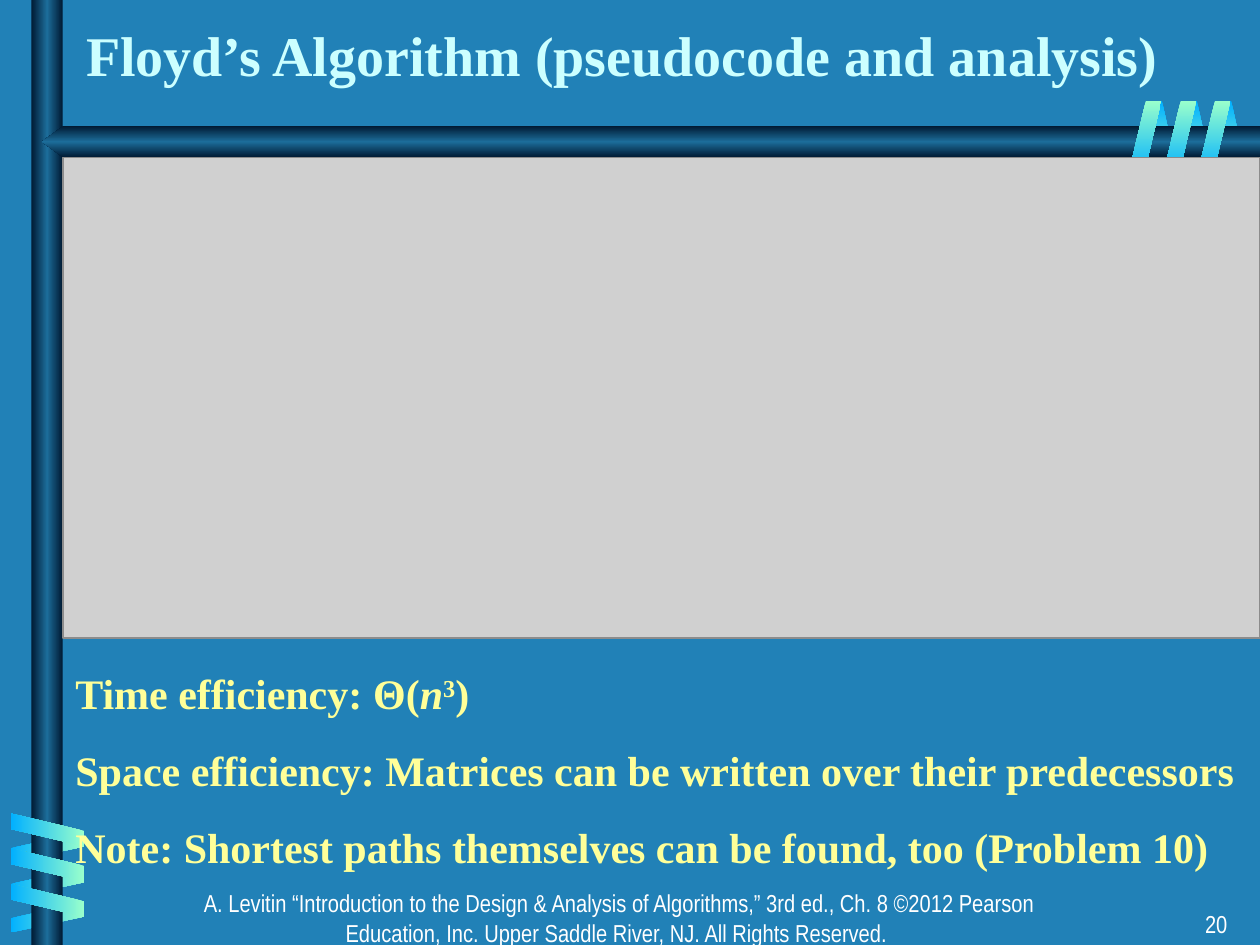
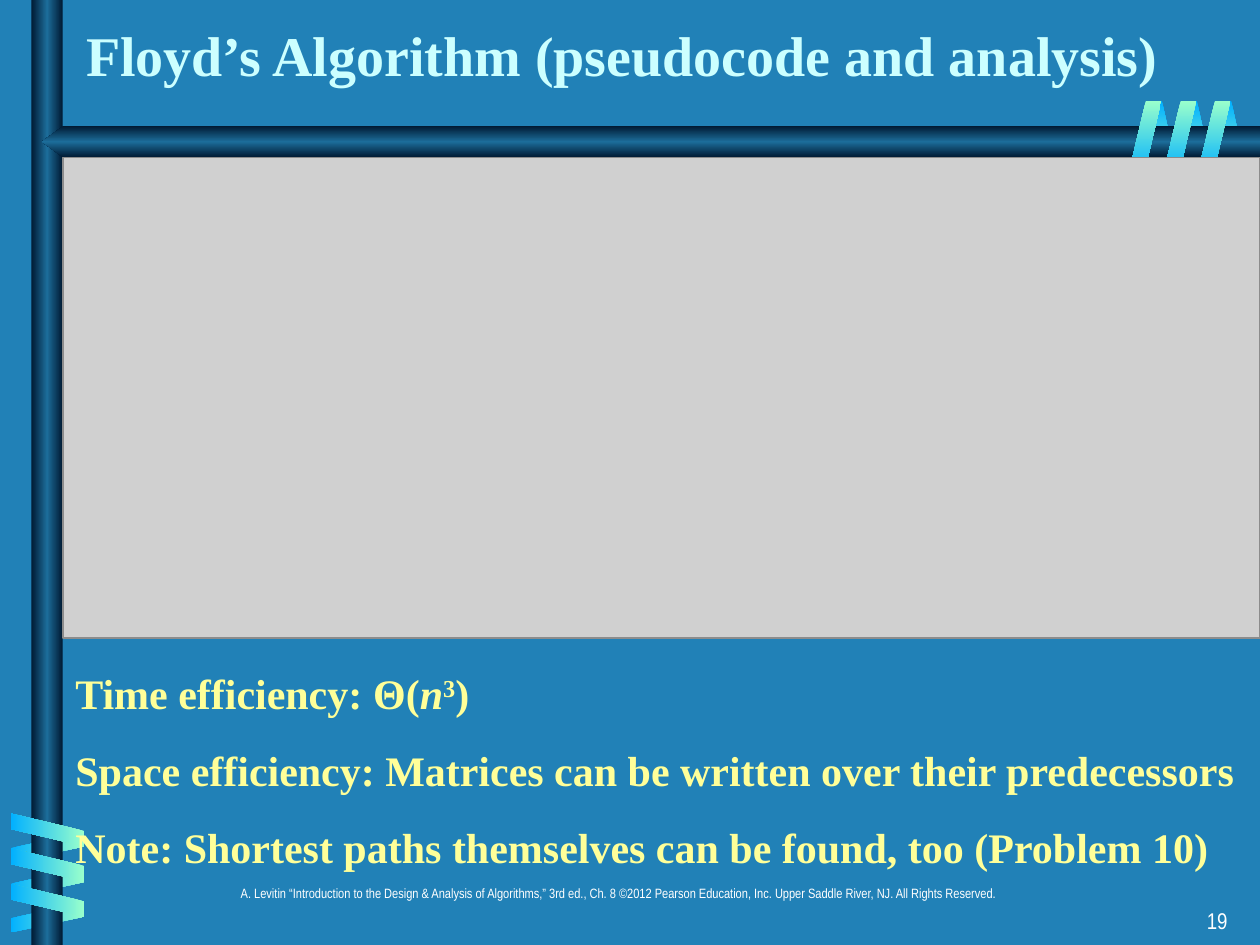
Before and after one commit to CMPT306/CMPT306.github.io, a slide deck: slide 19 of handouts/dynamic_programming/ch08.ppt (slide 20 before the commit). Drawn at 1260x945 pixels with LibreOffice and Linux fonts; fonts in the diff are those of the drawing; grey boxes stand for pictures. Boxes give left, top, right and bottom in pixels: in the first picture for what was removed or moved away, otherwise in the second. Text is boxed around its words. In the diff, an @@ line names an element or a change of style, - is before the commit and + after.

```diff
--- a/handouts/dynamic_programming/ch08.ppt
+++ b/handouts/dynamic_programming/ch08.ppt
@@ text "A. Levitin “Introduction to the ..." at (241, 888, 995, 901): size 14 to 7.7 pt; line spacing 1 to 0.8 @@
@@ page number at (1207, 913, 1228, 929): text changed; size 14 to 12.9 pt @@
-20
+19
```
Also in this commit, not shown: 19 other slides changed, 1 slide added, 2 other files.
